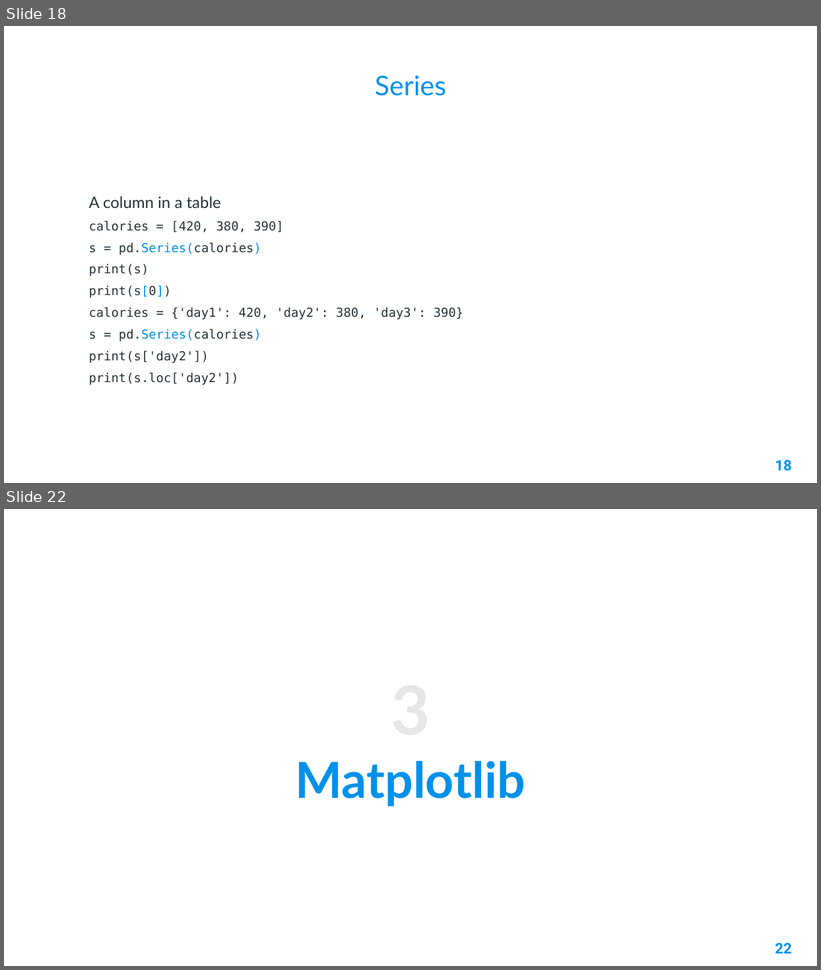
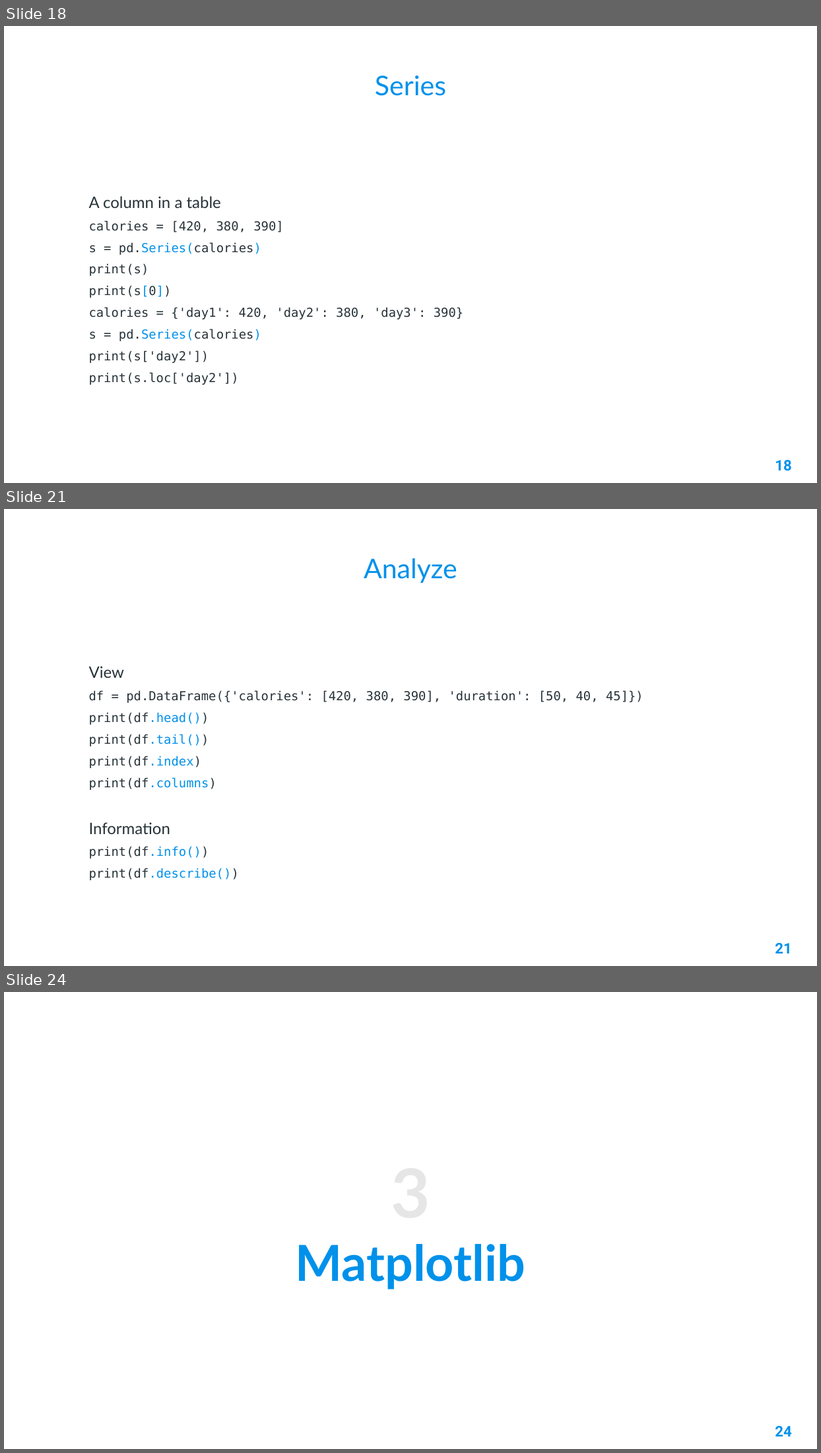
Before and after one commit to AleeRezaa/learn-python, a slide deck: Powerpoint/2 Data Science.pptx. Shown one above the other, each under a label of ours: slides 18 and 22 before the commit, slides 18, 21 and 24 after it; the slides between them are not shown. The pictures are 821x970 and 821x1453 pixels, drawn with LibreOffice and Linux fonts; fonts in the diff are those of the drawing; background and template pictures are left out. Boxes give left, top, right and bottom in pixels: in the first picture for what was removed or moved away, otherwise in the second. Text is boxed around its words. In the diff, an @@ line names an element or a change of style, - is before the commit and + after.

Commit message:
add pd analyze, sort and filter

```diff
--- a/Powerpoint/2 Data Science.pptx
+++ b/Powerpoint/2 Data Science.pptx
@@ slide 21 added at box(4, 509, 817, 966), background picture (left out) @@
@@ title added at box(364, 558, 457, 583), 24 pt, text #0091EA @@
+Analyze
@@ text added at box(89, 666, 644, 881), 11 pt, text #263238 @@
+View
+df = pd.DataFrame({'calories': [420, 380, 390], 'duration': [50, 40, 45]})
+print(df.head())
+print(df.tail())
+print(df.index)
+print(df.columns)
+Information
+print(df.info())
+print(df.describe())
@@ page number added at box(775, 943, 791, 954), 13 pt, text #0091EA, bold @@
+21
@@ what was slide 22 is now slide 24 @@
@@ page number at box(775, 1426, 791, 1437): text changed @@
-22
+24
```
Also in this commit, not shown: 3 slides changed, 1 other slide added, 1 other file.
